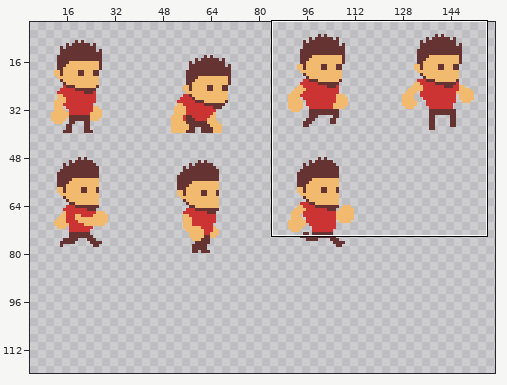
File history of a sprite sheet, media/player.png. Above: a wide view before the commit, with the close-up outlined.
Close-up. The starting point:
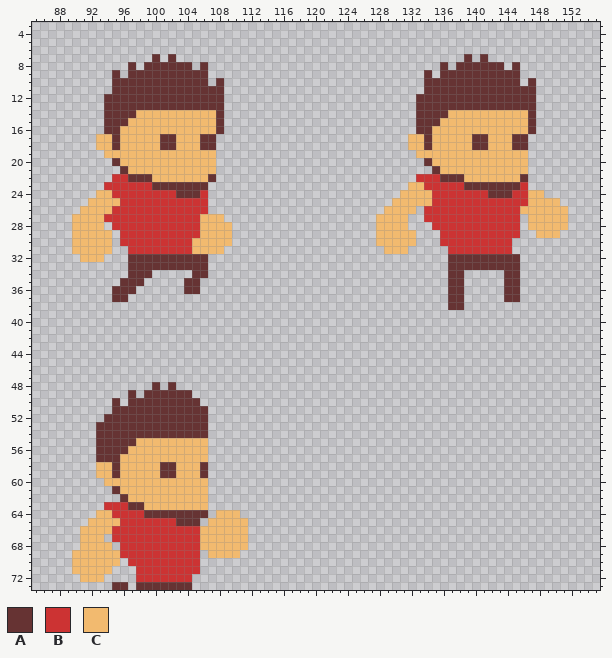
The file is 160x80 pixels. Shown: x 85..155, y 3..73. The old version is drawn lined up with the new one, on the new canvas. The wide view leaves out empty margins. The commit also changed other parts of the picture, which this record leaves out.
Palette (. is transparent): A #663333  B #cc3333  C #f2ba6f
Pixels before (only the part around the change), first column x 85:
 3 ......................................................................
 4 ......................................................................
 5 ......................................................................
 6 ......................................................................
 7 ...............A.A....................................A.A.............
 8 ............A.AAAAAA.A.............................A.AAAAAA.A.........
 9 ..........A.AAAAAAAAAA...........................A.AAAAAAAAAA.........
10 ..........AAAAAAAAAAAA.A.........................AAAAAAAAAAAA.A.......
11 ..........AAAAAAAAAAAAAA.........................AAAAAAAAAAAAAA.......
12 .........AAAAAAAAAAAAAAA........................AAAAAAAAAAAAAAA.......
13 .........AAAAAAAAAAAAAAA........................AAAAAAAAAAAAAAA.......
14 .........AAAACCCCCCCCCCA........................AAAACCCCCCCCCCA.......
15 .........AAACCCCCCCCCCCA........................AAACCCCCCCCCCCA.......
16 .........AACCCCCCCCCCCCA........................AACCCCCCCCCCCCA.......
17 ........CCACCCCCAACCCAA........................CCACCCCCAACCCAA........
18 ........CCACCCCCAACCCAA........................CCACCCCCAACCCAA........
19 .........CCCCCCCCCCCCCC.........................CCCCCCCCCCCCCC........
20 ..........ACCCCCCCCCCCC..........................ACCCCCCCCCCCC........
21 ...........ACCCCCCCCCCC...........................ACCCCCCCCCCC........
22 ..........BBAAACCCCCCCA.........................BBBAAACCCCCCCA........
23 .........BBBBBBAAAAAAA.........................CCBBBBBAAAAAAAB........
24 ........CCBBBBBBBBAAAB........................CCCCBBBBBBBAAABBCC......
25 .......CCCCBBBBBBBBBBB.......................CCCCCBBBBBBBBBBBBCCCC....
26 ......CCCCBBBBBBBBBBBB......................CCCC.BBBBBBBBBBBBCCCCCC...
27 .....CCCCBBBBBBBBBBBBCCC...................CCCC..BBBBBBBBBBBB.CCCCC...
28 .....CCCC.BBBBBBBBBBBCCCC..................CCCC...BBBBBBBBBBB.CCCCC...
29 .....CCCCC.BBBBBBBBBBCCCC..................CCCCC...BBBBBBBBBB..CCC....
30 .....CCCCC.BBBBBBBBBCCCCC..................CCCCC...BBBBBBBBB..........
31 .....CCCCC..BBBBBBBBCCCC....................CCC.....BBBBBBBB..........
32 ......CCC...AAAAAAAAAA..............................AAAAAAAAA.........
33 ............AAAAAAAAAA..............................AAAAAAAAA.........
34 ............AAA.....AA..............................AA.....AA.........
35 ...........AAA.....AA...............................AA.....AA.........
36 ..........AAA......AA...............................AA.....AA.........
37 ..........AA........................................AA.....AA.........
38 ....................................................AA................
39 ......................................................................
40 ......................................................................
41 ......................................................................
42 ......................................................................
43 ......................................................................
44 ......................................................................
45 ......................................................................
46 ......................................................................
47 ......................................................................
48 ...............A.A....................................................
49 ............A.AAAAAA..................................................
50 ..........A.AAAAAAAAA.................................................
51 ..........AAAAAAAAAAAA................................................
52 .........AAAAAAAAAAAAA................................................
53 ........AAAAAAAAAAAAAA................................................
54 ........AAAAAAAAAAAAAA................................................
55 ........AAAAACCCCCCCCC................................................
56 ........AAAACCCCCCCCCC................................................
57 ........AAACCCCCCCCCCC................................................
58 ........CCACCCCCAACCCA................................................
59 ........CCACCCCCAACCCA................................................
60 .........CCCCCCCCCCCCC................................................
61 ..........ACCCCCCCCCCC................................................
62 ...........ACCCCCCCCCC................................................
63 .........BBBAACCCCCCCC................................................
64 ........CCBBBBAAAAAAAA.CCC............................................
65 .......CCCCBBBBBBBAAA.CCCCC...........................................
66 ......CCCCBBBBBBBBBBBCCCCCC...........................................
67 ......CCC.BBBBBBBBBBBCCCCCC...........................................
68 ......CCCC.BBBBBBBBBBCCCCCC...........................................
69 .....CCCCCCBBBBBBBBBB.CCCC............................................
70 .....CCCCCC.BBBBBBBBB.................................................
71 .....CCCCC...BBBBBBBB.................................................
72 ......CCC....BBBBBBB..................................................
73 ..........AA.AAAAAAA..................................................
The result:
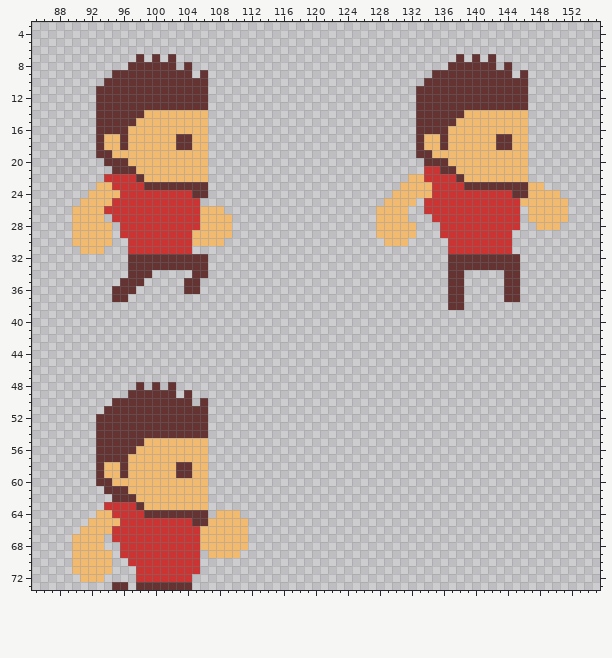
Change:
canvas 160x80 -> 160x120
y 7: x 98 . -> A; x 138..142 .A.A. -> A.A.A
y 8: x 98 . -> A; x 103 A -> .; x 106 A -> .; x 136..137 A. -> .A; x 143..145 A.A -> .A.
y 9: x 96 . -> A; x 105 A -> .; x 134..135 A. -> .A; x 145..146 A. -> .A
y 10: x 94 . -> A; x 108 A -> .; x 146..147 .A -> A.
y 11: x 93..94 .. -> AA; x 107..108 AA -> ..; x 133 . -> A; x 147 A -> .
y 12..13: x 93 . -> A; x 107..108 AA -> ..; x 147 A -> .
y 14: x 93 . -> A; x 98 C -> A; x 107..108 CA -> ..; x 137..138 CC -> AA; x 147 A -> .
y 15: x 93 . -> A; x 97 C -> A; x 107..108 CA -> ..; x 136..137 CC -> AA; x 147 A -> .
y 16: x 93 . -> A; x 96 C -> A; x 107..108 CA -> ..; x 135..136 CC -> AA; x 147 A -> .
y 17..18: x 93 C -> A; x 95..96 AC -> CA; x 101..104 AACC -> CCAA; x 106..107 AA -> C.; x 132..134 CCA -> .AC; x 136 C -> A; x 140..141 AA -> CC; x 143..146 CCAA -> AACC
y 19: x 93..94 .C -> AA; x 107 C -> .; x 133..134 CC -> AA
y 20: x 94 . -> A; x 96 C -> A; x 107 C -> .; x 135..136 CC -> AA
y 21: x 95 . -> A; x 97 C -> A; x 107 C -> .; x 134..137 .ACC -> BBAA
y 22: x 94 . -> B; x 97 A -> B; x 99 A -> C; x 107 A -> .; x 132..133 .B -> CC; x 136..137 AA -> BB; x 146 A -> C
y 23: x 93..94 .B -> CC; x 99 B -> A; x 131 . -> C; x 134 B -> C; x 146..148 B.. -> ACC
y 24: x 92 . -> C; x 95 B -> C; x 103..104 AA -> BB; x 106 B -> A; x 130 . -> C; x 142..146 AAABB -> BBBAA; x 149..150 .. -> CC
y 25: x 91 . -> C; x 95 C -> B; x 106 B -> .; x 129 . -> C; x 133..134 CC -> .B; x 146 B -> C; x 151 . -> C
y 26: x 90 . -> C; x 94 C -> B; x 106..108 B.. -> CCC; x 128 . -> C; x 132 C -> .; x 146 C -> .
y 27: x 94 B -> .; x 109 . -> C; x 134 B -> .
y 28: x 94..95 .B -> C.; x 132 . -> C; x 135 B -> .; x 147 C -> .; x 151 C -> .
y 29: x 105 B -> C; x 145 B -> .; x 148..150 CCC -> ...
y 30: x 96 B -> .; x 109 C -> .; x 128 C -> .; x 132 C -> .; x 136 B -> .
y 31: x 90 C -> .; x 94 C -> .; x 105..108 CCCC -> ....; x 129..131 CCC -> ...
y 32: x 91..93 CCC -> ...
y 48: x 98 . -> A
y 49: x 98 . -> A; x 103 A -> .
y 50: x 96 . -> A; x 105..106 A. -> .A
y 51: x 94 . -> A
y 52: x 93 . -> A
y 55: x 98 C -> A
y 56: x 97 C -> A
y 57: x 96 C -> A
y 58..59: x 93 C -> A; x 95..96 AC -> CA; x 101..104 AACC -> CCAA; x 106 A -> C
y 60: x 93..94 .C -> AA
y 61: x 94 . -> A; x 96 C -> A
y 62: x 95 . -> A; x 97 C -> A
y 63: x 97 A -> B
y 65: x 103..104 AA -> BB; x 106 . -> A
y 67: x 90 . -> C
y 68: x 90 . -> C; x 94 C -> .
y 69..70: x 95 C -> .
